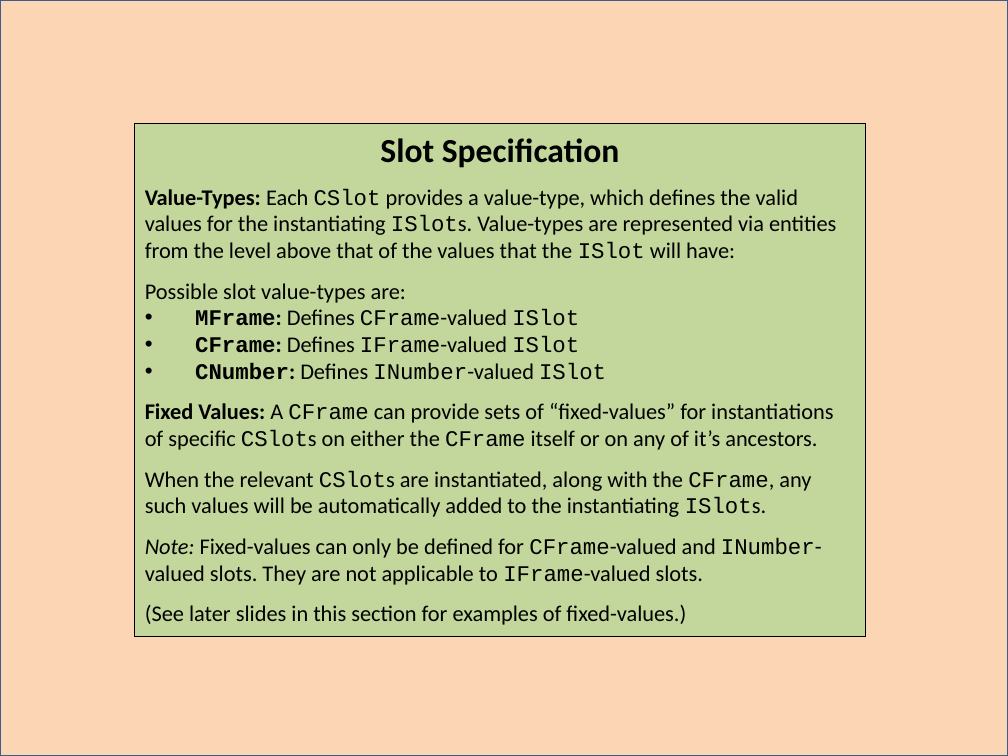
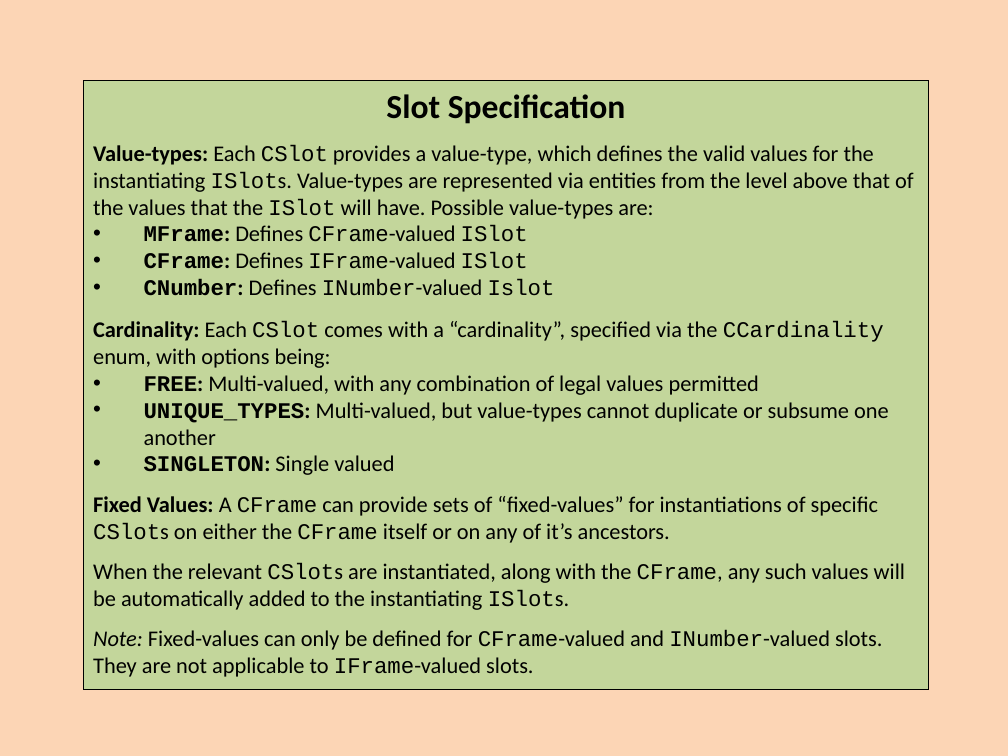
Before and after one commit to colin-puleston/mekon-hobo, a slide deck: slide 13 of docs/MEKON-HOBO Introductory Tutorial.pptx (slide 14 before the commit). Drawn at 1008x756 pixels with LibreOffice and Linux fonts; fonts in the diff are those of the drawing. Boxes give left, top, right and bottom in pixels: in the first picture for what was removed or moved away, otherwise in the second. Text is boxed around its words. In the diff, an @@ line names an element or a change of style, - is before the commit and + after.

```diff
--- a/docs/MEKON-HOBO Introductory Tutorial.pptx
+++ b/docs/MEKON-HOBO Introductory Tutorial.pptx
@@ background #FFFFFF to #FCD5B5 @@
@@ rectangle removed at (0, 0, 1008, 756) @@
@@ rectangle "Slot Specification": place and size @@
-rectangle "Slot Specification" at (135, 124, 865, 636)
+rectangle "Slot Specification" at (84, 81, 929, 689)
@@ text in rectangle at (93, 145, 914, 219): text changed @@
-Value-Types: Each CSlot provides a value-type, which defines the valid values for the instantiating ISlots. Value-types are represented via entities from the level above that of the values that the ISlot will have:
-Possible slot value-types are:
+Value-types: Each CSlot provides a value-type, which defines the valid values for the instantiating ISlots. Value-types are represented via entities from the level above that of the values that the ISlot will have. Possible value-types are:
@@ text in rectangle at (93, 279, 889, 475): text changed; font Courier New to Calibri @@
-• CNumber: Defines INumber-valued ISlot
+• CNumber: Defines INumber-valued Islot
+Cardinality: Each CSlot comes with a “cardinality”, specified via the CCardinality enum, with options being:
+• FREE: Multi-valued, with any combination of legal values permitted
+• UNIQUE_TYPES: Multi-valued, but value-types cannot duplicate or subsume one another
+• SINGLETON: Single valued
@@ text in rectangle at (145, 605, 686, 625): paragraph removed @@
-(See later slides in this section for examples of fixed-values.)
```
Also in this commit, not shown: 30 other slides changed, 14 slides added.
